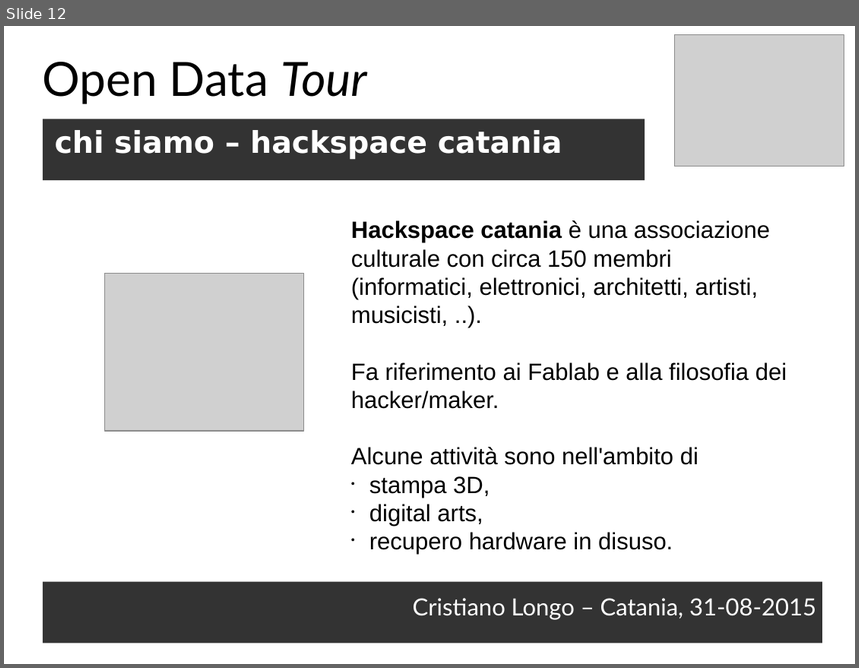
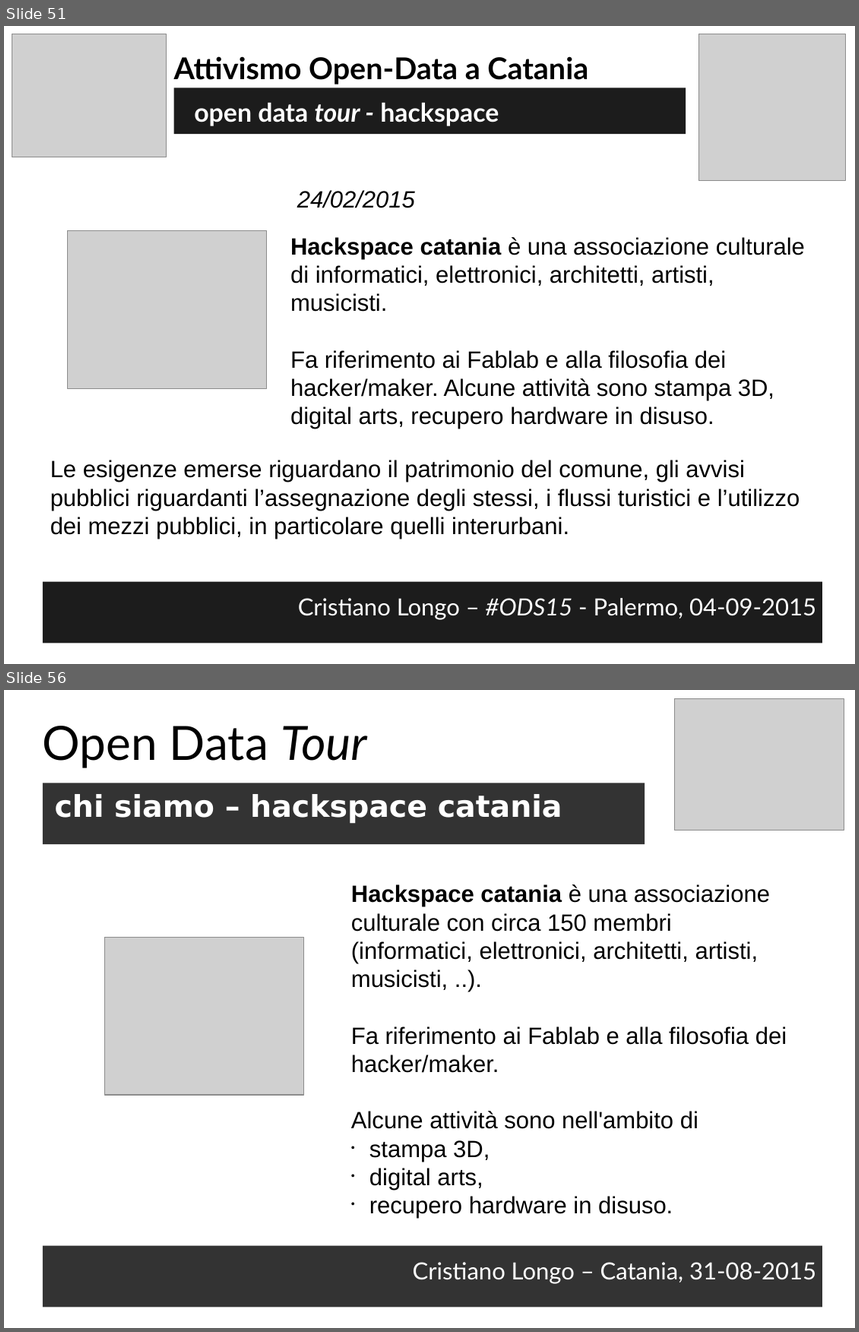
Before and after one commit to opendatahacklab/opendatahacklab.github.io, a slide deck: events/odt_ods15.odp. Shown one above the other, each under a label of ours: slide 12 before the commit, slides 51 and 56 after it; the slides between them are not shown. The pictures are 859x668 and 859x1332 pixels, drawn with LibreOffice and Linux fonts; fonts in the diff are those of the drawing; grey boxes stand for pictures. Boxes give left, top, right and bottom in pixels: in the first picture for what was removed or moved away, otherwise in the second. Text is boxed around its words. In the diff, an @@ line names an element or a change of style, - is before the commit and + after.

```diff
--- a/events/odt_ods15.odp
+++ b/events/odt_ods15.odp
@@ slide 51 added at <box>4,26,855,664</box>, background #FFFFFF @@
@@ picture added at <box>12,34,166,157</box> @@
@@ picture added at <box>699,34,846,180</box> @@
@@ text added at <box>174,56,588,85</box>, 28 pt, text #000000, bold @@
+Attivismo Open-Data a Catania
@@ text added at <box>174,88,686,134</box>, fill #1C1C1C, 24 pt, text #FFFFFF, bold @@
+open data tour - hackspace
@@ text added at <box>297,190,415,208</box>, 22 pt, text #000000, italic @@
+24/02/2015
@@ picture added at <box>67,230,267,389</box> @@
@@ text added at <box>291,237,805,429</box>, 22 pt, text #000000 @@
+Hackspace catania è una associazione culturale di informatici, elettronici, architetti, artisti, musicisti.
+Fa riferimento ai Fablab e alla filosofia dei hacker/maker. Alcune attività sono stampa 3D, digital arts, recupero hardware in disuso.
@@ text added at <box>50,460,800,539</box>, 22 pt, text #000000 @@
+Le esigenze emerse riguardano il patrimonio del comune, gli avvisi pubblici riguardanti l’assegnazione degli stessi, i flussi turistici e l’utilizzo dei mezzi pubblici, in particolare quelli interurbani.
@@ text added at <box>43,582,823,643</box>, fill #1C1C1C, 22 pt, text #FFFFFF @@
+Cristiano Longo – #ODS15 - Palermo, 04-09-2015
@@ what was slide 12 is now slide 56 @@
```
Also in this commit, not shown: 3 slides changed, 44 other slides added, 73 slides removed.
